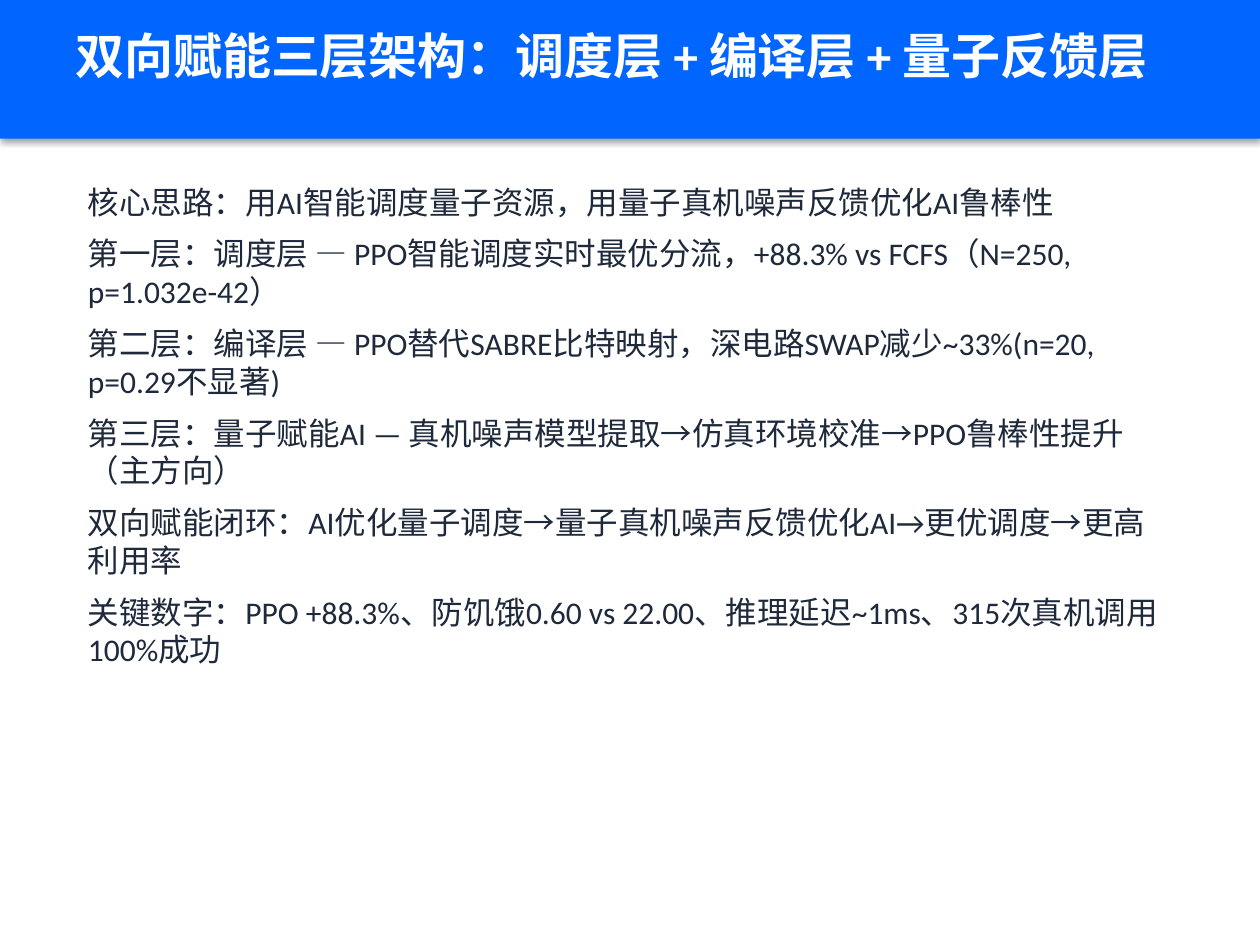
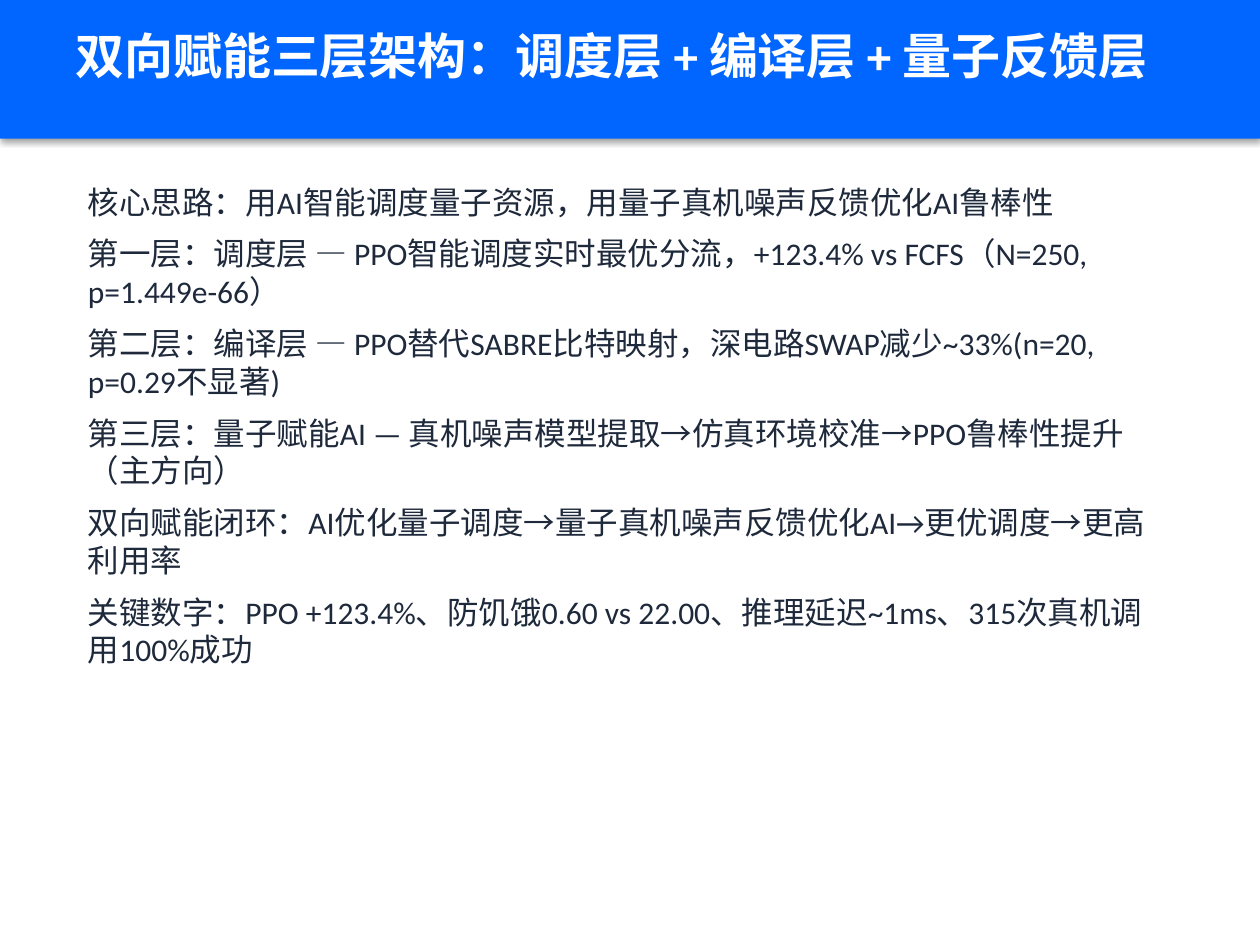
Before and after one commit to xiabai2008/quantum-rl-scheduler, a slide deck: slide 3 of deliverable_models/答辩PPT.pptx. Drawn at 1260x945 pixels with LibreOffice and Linux fonts; fonts in the diff are those of the drawing. Boxes give left, top, right and bottom in pixels: in the first picture for what was removed or moved away, otherwise in the second. Text is boxed around its words. In the diff, an @@ line names an element or a change of style, - is before the commit and + after.

```diff
--- a/deliverable_models/答辩PPT.pptx
+++ b/deliverable_models/答辩PPT.pptx
@@ text at [88,238,1088,308]: text changed @@
-第一层：调度层 — PPO智能调度实时最优分流，+88.3% vs FCFS（N=250, p=1.032e-42）
+第一层：调度层 — PPO智能调度实时最优分流，+123.4% vs FCFS（N=250, p=1.449e-66）
@@ text at [88,597,1142,664]: text changed @@
-关键数字：PPO +88.3%、防饥饿0.60 vs 22.00、推理延迟~1ms、315次真机调用100%成功
+关键数字：PPO +123.4%、防饥饿0.60 vs 22.00、推理延迟~1ms、315次真机调用100%成功
```
Also in this commit, not shown: 4 other slides changed, 42 other files.
